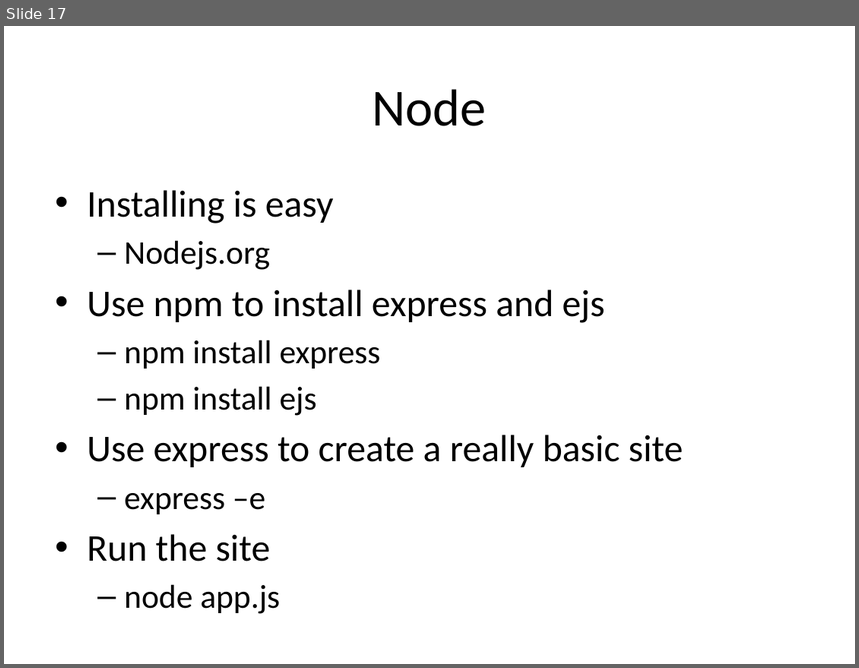
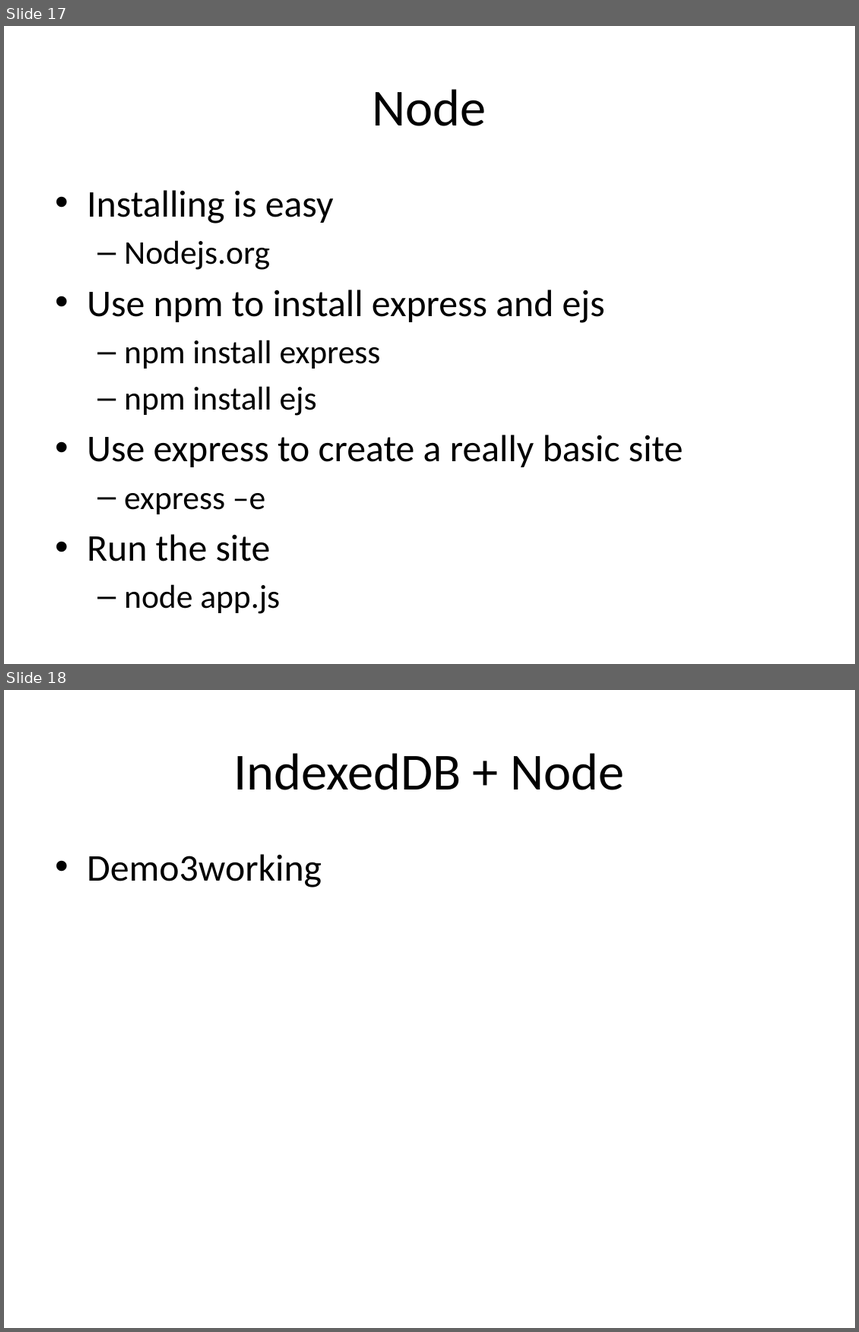
Before and after one commit to chadmichel/IndexedDB_And_Random_Presentation, a slide deck: IndexedDB_And_Random.pptx. Shown one above the other, each under a label of ours: slide 17 before the commit, slides 17 and 18 after it. The pictures are 859x668 and 859x1332 pixels, drawn with LibreOffice and Linux fonts; fonts in the diff are those of the drawing. Boxes give left, top, right and bottom in pixels: in the first picture for what was removed or moved away, otherwise in the second. Text is boxed around its words. In the diff, an @@ line names an element or a change of style, - is before the commit and + after.

Commit message:
demo 4

```diff
--- a/IndexedDB_And_Random.pptx
+++ b/IndexedDB_And_Random.pptx
@@ slide 18 added at [4, 690, 855, 1328], background #FFFFFF @@
@@ title added at [234, 753, 625, 790], 44 pt, text #000000 @@
+IndexedDB + Node
@@ text added at [87, 854, 322, 888], 32 pt, text #000000 @@
+• Demo3working
```
Also in this commit, not shown: 5 other slides added, 1 slide removed, 13 other files.
